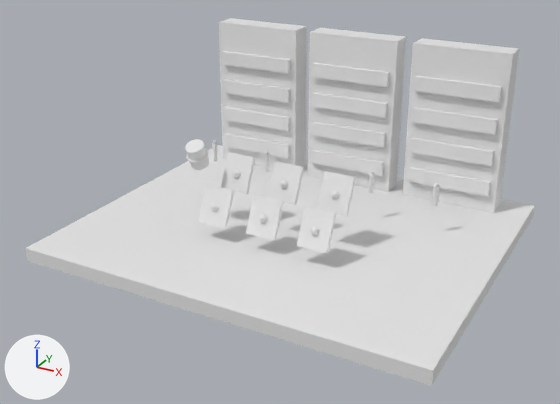
An edit to the glTF model assets/models/library_archives.glb, drawn before and after from the same camera.
Rendered twice from a 50 mm camera at (9.81, -18.75, 10.05) aimed at (-0.12, -0.7, 1.02). Arrows for +X, +Y and +Z are at lower left; the lights stay in place. The older version comes first. Where no turn or scale is listed for an object, it has been applied to the vertices.

Before the edit, the objects in view are built like this:
```python
ob_bookrow_0_0 = bpy.data.objects.new('BookRow_0_0', me_khối_lập_phương_012)
ob_bookrow_0_0.location = (0.0, 3.85, 0.8)
ob_bookrow_3_5_0 = bpy.data.objects.new('BookRow_3.5_0', me_khối_lập_phương_017)
ob_bookrow_3_5_0.location = (3.5, 3.85, 0.8)
ob_bookrow_3_5_1 = bpy.data.objects.new('BookRow_3.5_1', me_khối_lập_phương_018)
ob_bookrow_3_5_1.location = (3.5, 3.85, 1.8)
ob_bookrow__3_5_0 = bpy.data.objects.new('BookRow_-3.5_0', me_khối_lập_phương_007)
ob_bookrow__3_5_0.location = (-3.5, 3.85, 0.8)
ob_bookshelf_unit_0 = bpy.data.objects.new('Bookshelf_Unit_0', me_khối_lập_phương_011)
ob_bookshelf_unit_0.location = (0.0, 4.2, 2.5)
ob_bookshelf_unit_3_5 = bpy.data.objects.new('Bookshelf_Unit_3.5', me_khối_lập_phương_016)
ob_bookshelf_unit_3_5.location = (3.5, 4.2, 2.5)
ob_bookshelf_unit__3_5 = bpy.data.objects.new('Bookshelf_Unit_-3.5', me_khối_lập_phương_006)
ob_bookshelf_unit__3_5.location = (-3.5, 4.2, 2.5)
ob_library_parquet_floor = bpy.data.objects.new('Library_Parquet_Floor', me_khối_lập_phương_005)
ob_library_parquet_floor.location = (0.0, 0.0, -0.2)
ob_rune_tablet_4 = bpy.data.objects.new('Rune_Tablet_4', me_khối_lập_phương_024)
ob_rune_tablet_4.location = (-1.6, -1.8, 1.0)
# also in view: 'BookRow_0_1' at (0.0, 3.85, 1.8); 'BookRow_3.5_2' at (3.5, 3.85, 2.8); 'Rune_Tablet_1' at (-1.6, -0.6, 1.6); 'BookRow_3.5_3' at (3.5, 3.85, 3.8); 'BookRow_-3.5_2' at (-3.5, 3.85, 2.8)
```
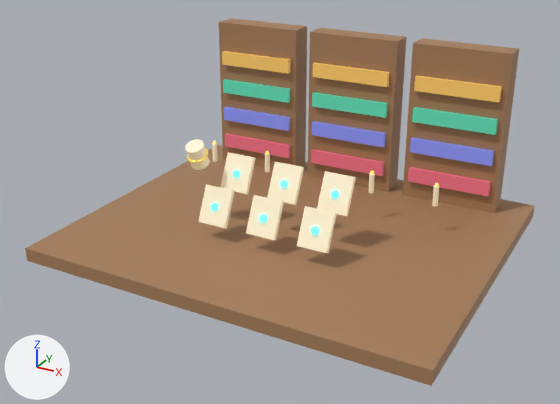
Changed parts and their boxes (x1, y1, x2, y2) in the pictures (560 x 404 px):
'Library_Parquet_Floor', recoloured (white to brown): (25, 145, 535, 386) in both
'Bookshelf_Unit_3.5', recoloured (white to brown): (403, 38, 519, 213) in both
'Bookshelf_Unit_0', recoloured (white to brown): (308, 28, 407, 192) in both
'Bookshelf_Unit_-3.5', recoloured (white to brown): (219, 18, 307, 169) in both
'BookRow_3.5_3', recoloured, surface changed (white to orange): (414, 76, 502, 102) in both
'BookRow_3.5_2', recoloured, surface changed (white to green): (412, 107, 498, 135) in both
'BookRow_3.5_1', recoloured, surface changed (white to blue): (410, 137, 494, 166) in both
'Rune_Tablet_6', recoloured, surface changed (white to pale yellow): (297, 206, 337, 253) in both
'BookRow_3.5_0', recoloured, surface changed (white to red): (408, 167, 491, 196) in both
'Rune_Tablet_3', recoloured, surface changed (white to pale yellow): (317, 171, 356, 216) in both
'Rune_Tablet_5', recoloured, surface changed (white to pale yellow): (246, 195, 284, 240) in both
'BookRow_0_3', recoloured, surface changed (white to orange): (313, 63, 389, 87) in both
'BookRow_0_2', recoloured, surface changed (white to green): (312, 92, 388, 118) in both
'Rune_Tablet_2', recoloured, surface changed (white to pale yellow): (267, 162, 304, 205) in both
'BookRow_0_1', recoloured, surface changed (white to blue): (312, 121, 386, 148) in both
'Rune_Tablet_4', recoloured, surface changed (white to pale yellow): (198, 184, 234, 228) in both
'BookRow_0_0', recoloured, surface changed (white to red): (311, 149, 384, 176) in both
'Rune_Tablet_1', recoloured, surface changed (white to pale yellow): (221, 152, 256, 194) in both
'BookRow_-3.5_3', recoloured, surface changed (white to orange): (222, 51, 291, 74) in both
'BookRow_-3.5_2', recoloured, surface changed (white to green): (223, 79, 290, 103) in both
'BookRow_-3.5_1', recoloured, surface changed (white to blue): (224, 107, 290, 131) in both
'BookRow_-3.5_0', recoloured, surface changed (white to red): (225, 133, 290, 158) in both
'Papyrus_Scroll_Mascot', recoloured, surface changed: (185, 139, 210, 170) in both
'Candle_Stick_4', recoloured, surface changed: (432, 185, 439, 206) in both
'Candle_Stick_3', recoloured, surface changed: (368, 173, 375, 193) in both
'Candle_Stick_2', recoloured, surface changed: (265, 153, 270, 172) in both
'Candle_Stick_1', recoloured, surface changed: (212, 143, 218, 162) in both
'Mascot_Ribbon', recoloured, surface changed: (186, 149, 208, 163) in both
'Tablet_Rune_Core_6', recoloured, surface changed: (311, 226, 320, 235) in both
'Tablet_Rune_Core_5', recoloured, surface changed: (259, 214, 267, 223) in both
'Tablet_Rune_Core_3', recoloured, surface changed: (331, 190, 339, 199) in both
'Tablet_Rune_Core_2', recoloured, surface changed: (280, 180, 288, 188) in both
'Tablet_Rune_Core_4', recoloured, surface changed: (210, 203, 219, 211) in both
'Tablet_Rune_Core_1', recoloured, surface changed: (232, 170, 240, 178) in both

What changed in the scene script:
```text
Change mat_m_dark_oak:
    mat_m_dark_oak.base_color: (0.8, 0.8, 0.8) -> (0.4, 0.22, 0.11)  # white #e7e7e7 -> brown #aa815d
Change mat_m_bookcolor_0:
    mat_m_bookcolor_0.base_color: (0.8, 0.8, 0.8) -> (0.82, 0.16, 0.24)  # white #e7e7e7 -> red #ea6f86
    add mat_m_bookcolor_0.emission_strength = 1.0
Change mat_m_bookcolor_1:
    mat_m_bookcolor_1.base_color: (0.8, 0.8, 0.8) -> (0.24, 0.28, 0.88)  # white #e7e7e7 -> blue #8690f1
    add mat_m_bookcolor_1.emission_strength = 1.0
    add mat_m_bookcolor_1.emission_color = (0.04, 0.05, 0.16)  # dark blue #383f6f
Change mat_m_bookcolor_2:
    mat_m_bookcolor_2.base_color: (0.8, 0.8, 0.8) -> (0.1, 0.66, 0.44)  # white #e7e7e7 -> green #59d4b1
    add mat_m_bookcolor_2.emission_strength = 1.0
    mat_m_bookcolor_2.metallic: 0.0 -> 0.08
    add mat_m_bookcolor_2.emission_color = (0.02, 0.12, 0.08)  # dark green #276150
    mat_m_bookcolor_2.roughness: 0.5 -> 0.44
Change mat_m_bookcolor_3:
    mat_m_bookcolor_3.base_color: (0.8, 0.8, 0.8) -> (0.92, 0.58, 0.14)  # white #e7e7e7 -> orange #f6c869
    add mat_m_bookcolor_3.emission_strength = 1.0
    mat_m_bookcolor_3.metallic: 0.0 -> 0.1
    add mat_m_bookcolor_3.emission_color = (0.14, 0.08, 0.02)  # brown #695027
    mat_m_bookcolor_3.roughness: 0.5 -> 0.42
Change mat_m_ancient_parchment:
    mat_m_ancient_parchment.base_color: (0.8, 0.8, 0.8) -> (0.96, 0.88, 0.68)  # white #e7e7e7 -> pale yellow #faf1d7
    add mat_m_ancient_parchment.emission_strength = 1.0
    mat_m_ancient_parchment.roughness: 0.5 -> 0.52
    add mat_m_ancient_parchment.emission_color = (0.14, 0.1, 0.04)  # brown #695938
Change mat_m_tablet_cyan_rune:
    mat_m_tablet_cyan_rune.base_color: (0.8, 0.8, 0.8) -> (0.06, 0.88, 1.0)  # white #e7e7e7 -> cyan #45f1ff
    add mat_m_tablet_cyan_rune.emission_strength = 1.0
    mat_m_tablet_cyan_rune.metallic: 0.0 -> 0.15
    add mat_m_tablet_cyan_rune.emission_color = (0.18, 0.86, 1.0)  # cyan #76efff
    mat_m_tablet_cyan_rune.roughness: 0.5 -> 0.16
Change mat_m_gold_ribbon:
    mat_m_gold_ribbon.base_color: (0.8, 0.8, 0.8) -> (1.0, 0.78, 0.18)  # white #e7e7e7 -> yellow #ffe576
    add mat_m_gold_ribbon.emission_strength = 1.0
    mat_m_gold_ribbon.metallic: 0.0 -> 0.85
    add mat_m_gold_ribbon.emission_color = (0.36, 0.24, 0.04)  # yellow #a28638
    mat_m_gold_ribbon.roughness: 0.5 -> 0.22
Change mat_m_candle_flame:
    mat_m_candle_flame.base_color: (0.8, 0.8, 0.8) -> (1.0, 0.68, 0.1)  # white #e7e7e7 -> yellow #ffd759
    add mat_m_candle_flame.emission_strength = 1.0
    mat_m_candle_flame.roughness: 0.5 -> 0.15
    add mat_m_candle_flame.emission_color = (1.0, 0.62, 0.1)  # yellow #ffce59
```
